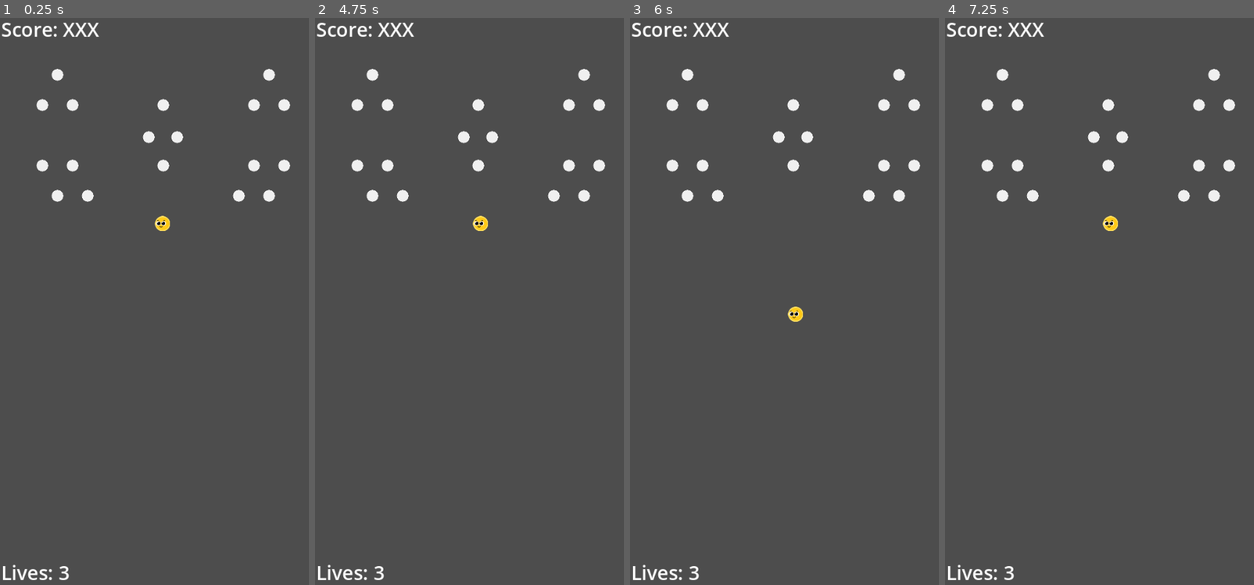
Above: before the commit, frames 1-4 (left to right).
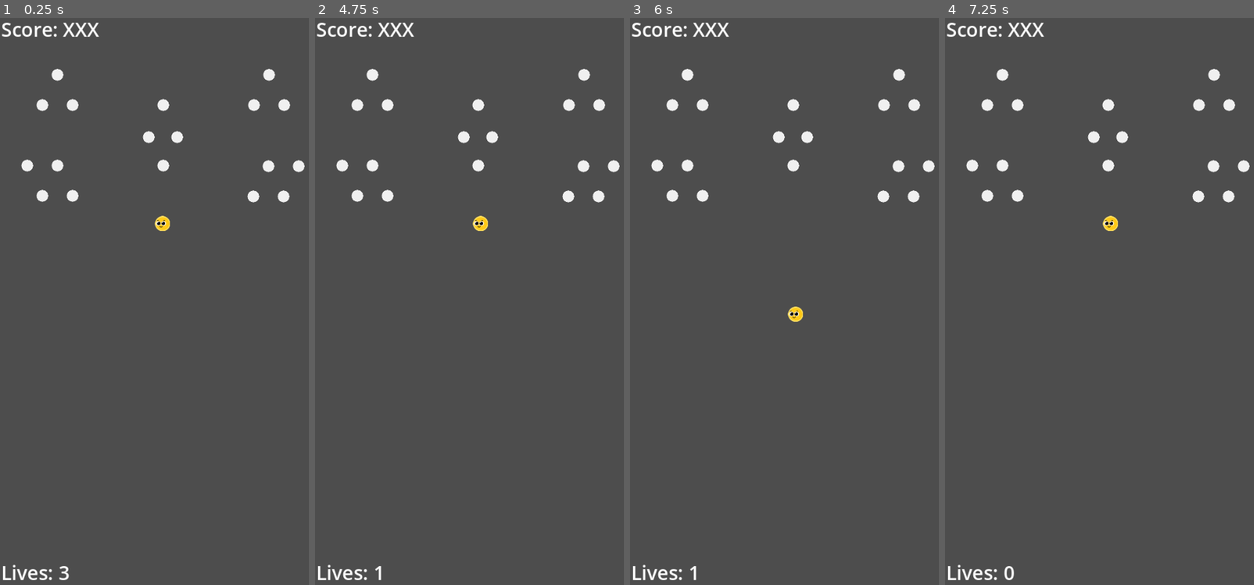
Above: after the commit, the same moments.

Repository: Khryptic/Team-Horseradish
Game: Godot game, scene res://scenes/main_scene.tscn
Same seed, same stepped clock (60 frames per second), same inputs: the game is played once before the commit and once after it.
Inputs (mouse positions are in pixels of both pictures, inside the frame that each line leads up to):
- Up to frame 1 (0.25 s): no input
- Up to frame 2 (4.75 s): tap Enter (ui_accept) at 0.5, 0.77, 1.52, 2.75, 3.02, 3.77, 4.52 s; move the mouse to (549, 273) at 0.52 s; hold Right (ui_right) 0.53-2.03 s; click (549, 273) at 0.6 s; move the mouse to (413, 335) at 1.27 s; click (413, 335) at 1.35 s; move the mouse to (509, 176) at 2.02 s; hold Left (ui_left) 2.03-2.78 s; click (509, 176) at 2.1 s; move the mouse to (463, 420) at 2.77 s; hold Right (ui_right) 2.78-4.28 s; click (463, 420) at 2.85 s; move the mouse to (577, 392) at 3.52 s; click (577, 392) at 3.6 s; move the mouse to (379, 216) at 4.27 s; hold Left (ui_left) from 4.28 s (still down); click (379, 216) at 4.35 s
- Up to frame 3 (6 s): tap Enter (ui_accept) at 5 s; move the mouse to (809, 307) at 5.02 s; release Left (ui_left) at 5.03 s; hold Right (ui_right) 5.03-5.78 s; click (809, 307) at 5.1 s; move the mouse to (744, 159) at 5.77 s; hold Left (ui_left) from 5.78 s (still down); click (744, 159) at 5.85 s
- Up to frame 4 (7.25 s): keep holding Left (ui_left); tap Enter (ui_accept) at 6.02, 6.77 s; move the mouse to (1179, 273) at 6.52 s; click (1179, 273) at 6.6 s

The runs differ from the first frame. In frame 1, 1.1% of the frame differs, in the area x 6-99%, y 24-33%; in frame 2, 1.1%, in the area x 6-99%, y 24-100%; in frame 3, 1.1%; in frame 4, 1.1%.

Commit message:
Lives score

Diff:
--- a/scenes/main_scene.tscn
+++ b/scenes/main_scene.tscn
@@ -47,16 +47,16 @@
 [node name="Row3" type="Node" parent="Pegs"]
 
 [node name="Peg2" parent="Pegs/Row3" instance=ExtResource("1_28fwh")]
-position = Vector2(95, 300)
+position = Vector2(70, 300)
 
 [node name="Peg4" parent="Pegs/Row3" instance=ExtResource("1_28fwh")]
-position = Vector2(145, 300)
+position = Vector2(120, 300)
 
 [node name="Peg7" parent="Pegs/Row3" instance=ExtResource("1_28fwh")]
-position = Vector2(395, 300)
+position = Vector2(419, 301)
 
 [node name="Peg9" parent="Pegs/Row3" instance=ExtResource("1_28fwh")]
-position = Vector2(445, 300)
+position = Vector2(469, 301)
 
 [node name="Row4" type="Node" parent="Pegs"]
 
@@ -81,19 +81,19 @@
 [node name="Row5" type="Node" parent="Pegs"]
 
 [node name="Peg" parent="Pegs/Row5" instance=ExtResource("1_28fwh")]
-position = Vector2(70, 250)
+position = Vector2(45, 250)
 
 [node name="Peg2" parent="Pegs/Row5" instance=ExtResource("1_28fwh")]
-position = Vector2(120, 250)
+position = Vector2(95, 250)
 
 [node name="Peg5" parent="Pegs/Row5" instance=ExtResource("1_28fwh")]
 position = Vector2(270, 250)
 
 [node name="Peg8" parent="Pegs/Row5" instance=ExtResource("1_28fwh")]
-position = Vector2(420, 250)
+position = Vector2(444, 251)
 
 [node name="Peg9" parent="Pegs/Row5" instance=ExtResource("1_28fwh")]
-position = Vector2(470, 250)
+position = Vector2(494, 251)
 
 [node name="BounceBall" parent="." groups=["ball"] instance=ExtResource("3_j3r7q")]
 position = Vector2(269, 346)
@@ -101,7 +101,7 @@
 [node name="World Border" type="StaticBody2D" parent="."]
 
 [node name="CollisionShape2D4" type="CollisionShape2D" parent="World Border"]
-position = Vector2(2, 454)
+position = Vector2(-8, 454)
 shape = SubResource("RectangleShape2D_7dd0l")
 
 [node name="CollisionShape2D3" type="CollisionShape2D" parent="World Border"]
--- a/scripts/game_controller.gd
+++ b/scripts/game_controller.gd
@@ -20,6 +20,7 @@
 	new_ball.position = $Respawn.global_position
 	new_ball.get_child(0).add_to_group("ball")
 	call_deferred("add_child", new_ball)
+	GameManager.lose_life()
 
 	ball_ref = new_ball.get_child(0)
 
